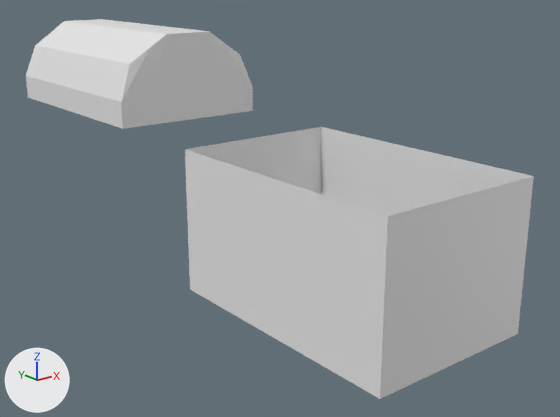
A saved change to the Blender file Obj_Chest_Normal_A.blend.
Rendered twice from a camera (50 mm lens) standing at (-5.96, -6.22, 2.86) and looking at (0.44, 1.78, -0.34). Lighting does not change. The marker at lower left points along +X, +Y and +Z. The older version comes first.

The first picture shows 'Chest', 'Lid'.
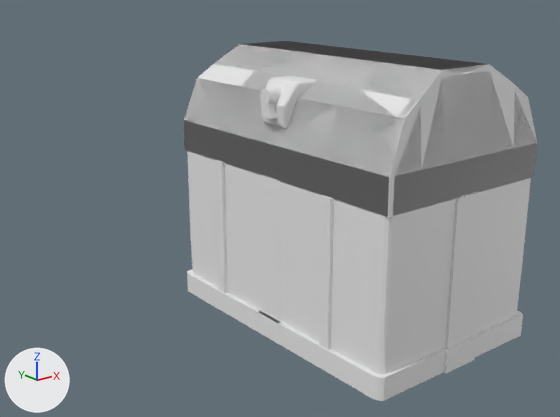
The change, as a diff of the scene's bpy script:
```diff
--- a/Obj_Chest_Normal_A.blend.py
+++ b/Obj_Chest_Normal_A.blend.py
@@ me_cube @@
 # used by ob_chest; location = (0.0, 0.0, 0.0); scale = (1.1, 1.69, 1.1)
-me_cube.from_pydata(...)  # 24 vertices, 16 faces; spans x -1.0..0.0, y -1.0..0.0, z -1.0..0.67
+me_cube.from_pydata(...)  # 1374 vertices, 1374 faces; spans x -1.05..1.05, y -1.05..1.05, z -1.0..1.77
+# me_cube part 1: a new loose piece of 377 vertices spanning x -1.0..1.0, y -1.0..1.0, z 0.61..1.77, in mat_material (white #e7e7e7)
+# me_cube part 2: a new loose piece of 359 vertices spanning x -1.0..1.0, y -1.0..1.0, z 0.61..1.77, in mat_material (white #e7e7e7)
+# me_cube part 3: 5 vertices removed from x -1.0..0.0, y -1.0, z -0.33..0.67; 603 vertices added at x -1.05..1.05, y -1.05..1.05, z -1.0..0.67
+# other edits to the shape of me_cube do not show in these pictures
 me_cube.materials.append(mat_material)
@@ me_cube_003 @@
+me_cube_003.from_pydata([(-1.0, -1.0, -1.0), (-1.0, -0.47, 1.0), (-1.0, 1.0, -1.0), (-1.0, 0.47, 1.0), (1.0, -1.0, -1.0), (1.0, -0.47, 1.0), (1.0, 1.0, -1.0), (1.0, 0.47, 1.0)], [], [(0, 1, 3, 2), (2, 3, 7, 6), (6, 7, 5, 4), (4, 5, 1, 0), (2, 6, 4, 0), (7, 3, 1, 5)])
@@ me_cylinder @@
+me_cylinder.from_pydata(...)  # a 32-sided cylinder along z spanning x -1.0..1.0, y -1.0..1.0, z -1.0..1.0
@@ me_cube_002 @@
+me_cube_002.from_pydata(...)  # 72 vertices, 66 faces; spans x -1.0..0.91, y -0.98..0.98, z -1.0..1.0
@@ ob_chest @@
 ob_chest.scale = (1.1, 1.69, 1.1)
-_m = ob_chest.modifiers.new('Mirror', 'MIRROR')
-_m.use_axis = (True, True, False)
-_m.use_clip = True
@@ ob_lid @@
-ob_lid = bpy.data.objects.new('Lid', me_cube_001)
-ob_lid.location = (0.0, 4.96, 0.0)
-ob_lid.scale = (1.1, 1.69, 1.1)
-_m = ob_lid.modifiers.new('Mirror', 'MIRROR')
-_m.use_axis = (True, True, False)
-_m.use_clip = True
@@ ob_cube_001 @@
+ob_cube_001 = bpy.data.objects.new('Cube.001', me_cube_003)
+ob_cube_001.location = (-1.08, 0.0, 1.46)
+ob_cube_001.scale = (0.0837, 0.0837, 0.0837)
@@ ob_cylinder @@
+ob_cylinder = bpy.data.objects.new('Cylinder', me_cylinder)
+ob_cylinder.location = (-1.03, 0.0, 1.59)
+ob_cylinder.rotation_euler = (0.0, -1.558, 0.0)  # degrees (0, -89, 0)
+ob_cylinder.scale = (0.082, 0.082, 0.147)
@@ ob_cube @@
+ob_cube = bpy.data.objects.new('Cube', me_cube_002)
+ob_cube.location = (-0.88, 0.0, 1.51)
+ob_cube.scale = (-0.233, -0.233, -0.233)
```

Boxes (x1, y1, x2, y2) around the edits, measured in the pictures (560 x 417 px):
'Chest', reshaped, modifiers changed (32% taller): before (185, 127, 534, 399); after (184, 41, 537, 401)
'Lid', deleted: before (26, 19, 253, 129)
'Cube', added: after (260, 76, 316, 128)
'Cylinder', added: after (260, 87, 282, 105)
'Cube.001', added: after (261, 103, 277, 119)
part 1 of me_cube, added: after (184, 41, 537, 217)
part 2 of me_cube, added: after (184, 41, 488, 214)
part 3 of me_cube, built on: before (185, 127, 534, 399); after (187, 151, 531, 401)
